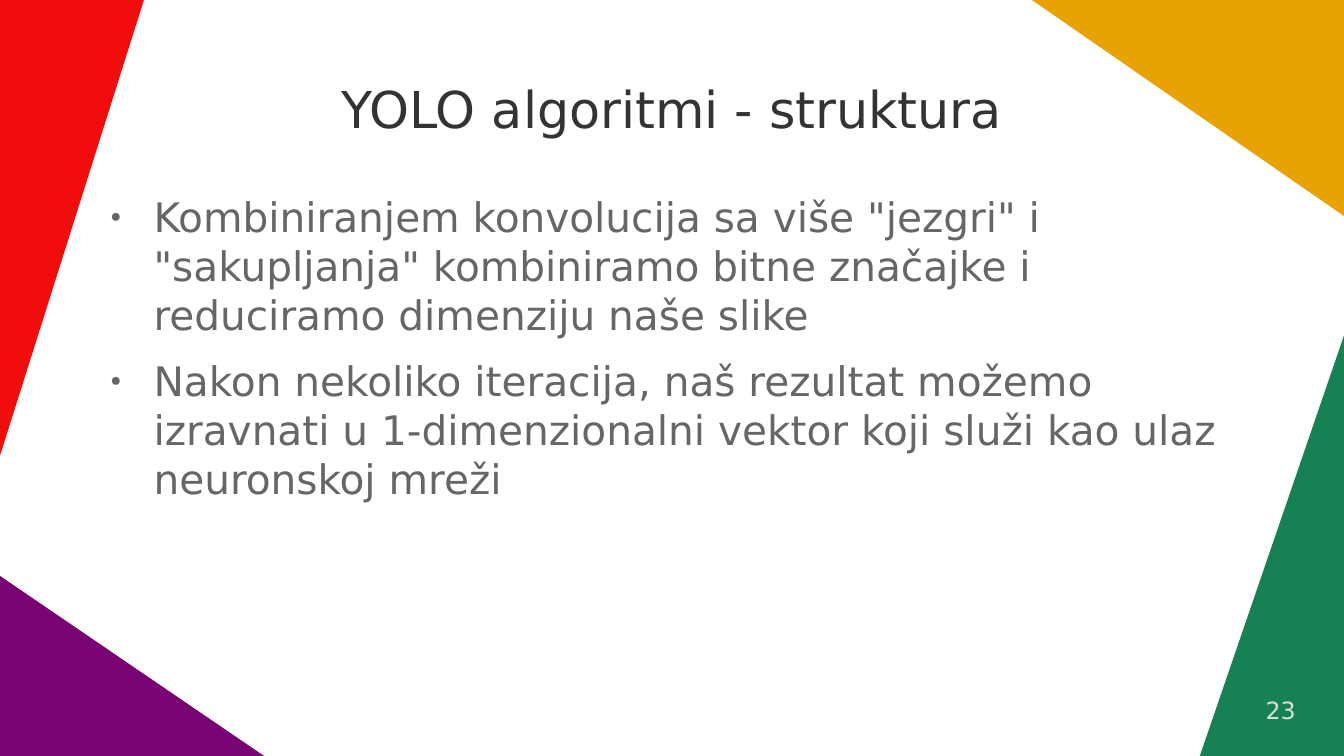
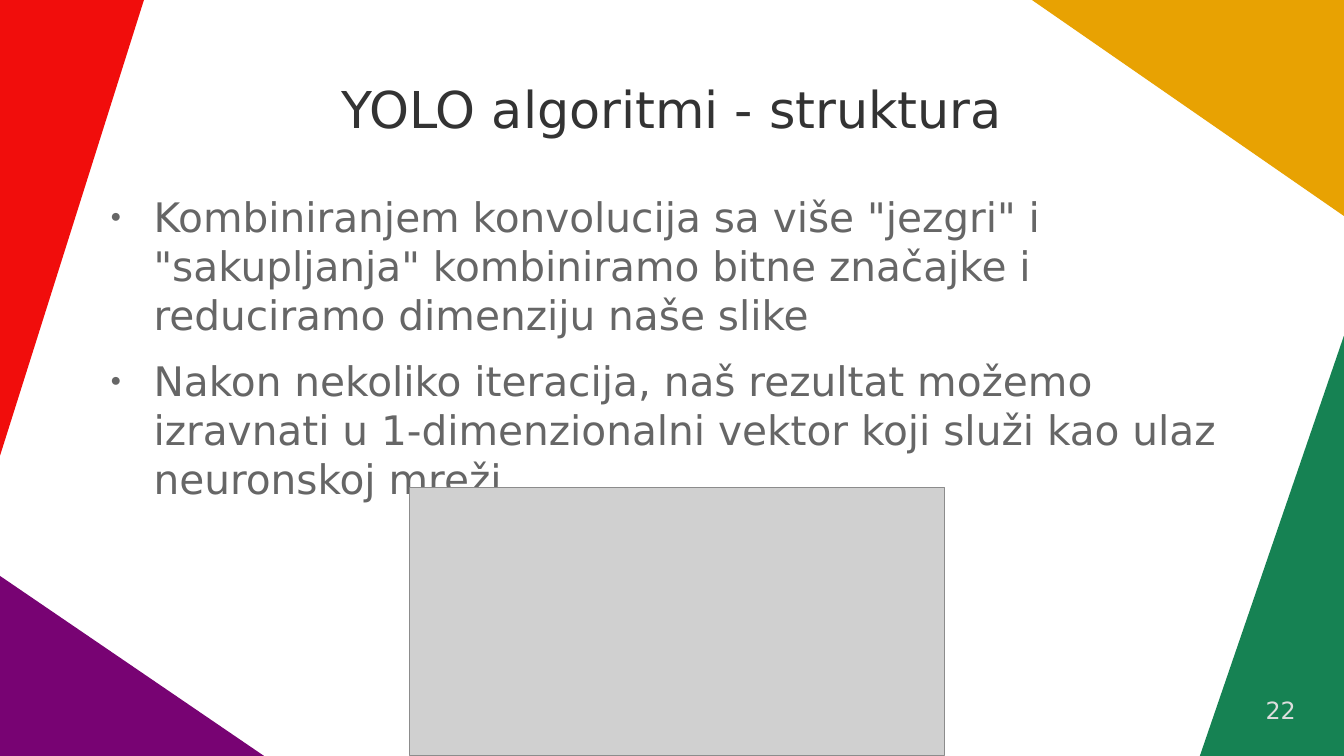
Before and after one commit to VidJoha/Seminar---CNN-i-YOLO-algoritmi, a slide deck: slide 22 of Konvolucijske neuralne mreže.odp (slide 23 before the commit). Drawn at 1344x756 pixels with LibreOffice and Linux fonts; fonts in the diff are those of the drawing; grey boxes stand for pictures. Boxes give left, top, right and bottom in pixels: in the first picture for what was removed or moved away, otherwise in the second. Text is boxed around its words. In the diff, an @@ line names an element or a change of style, - is before the commit and + after.

```diff
--- a/Konvolucijske neuralne mreže.odp
+++ b/Konvolucijske neuralne mreže.odp
@@ picture added at <box>410,488,945,756</box> @@
@@ page number at <box>1266,701,1296,719</box>: text changed @@
-23
+22
```
Also in this commit, not shown: 8 other slides changed, 2 slides added, 2 slides removed, 1 other file.
